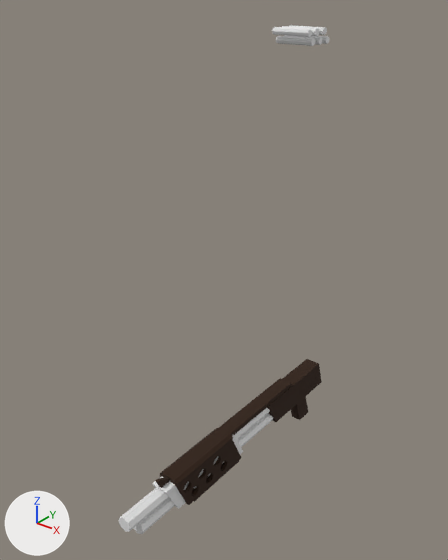
What one commit did to the Blender file Models/BlenderProjects/Shotgun.blend.
One viewpoint serves both versions: a camera (50 mm lens) standing at (0.761, -1.326, 1.117) and looking at (-0.032, -0.335, 0.503). Arrows for +X, +Y and +Z are at lower left; the lights stay in place.
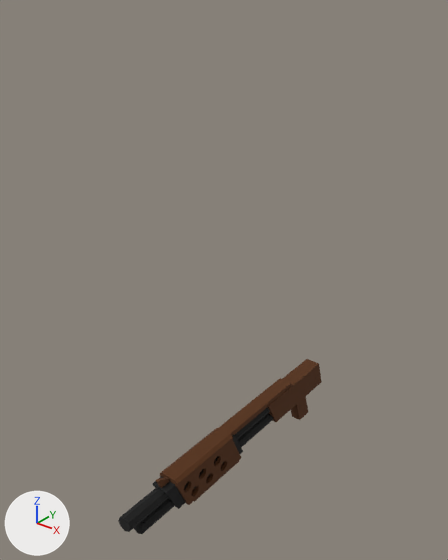
Patch to the scene script:
```diff
--- a/Models/BlenderProjects/Shotgun.blend.py
+++ b/Models/BlenderProjects/Shotgun.blend.py
@@ mat_material_001 @@
 mat_material_001 = principled_material('Material.001')
-mat_material_001.base_color = (0.0282, 0.0101, 0.00222)  # brown #2f1a07
+mat_material_001.base_color = (0.0927, 0.0283, 0.00418)  # brown #562f0d
 mat_material_001.roughness = 1.0
@@ mat_material_002 @@
 mat_material_002 = principled_material('Material.002')
-mat_material_002.base_color = (0.8, 0.8, 0.8)  # white #e7e7e7
+mat_material_002.base_color = (0.00791, 0.00791, 0.00791)  # black #161616
@@ ob_cylinder_002 @@
-ob_cylinder_002 = bpy.data.objects.new('Cylinder.002', me_cylinder_002)
-ob_cylinder_002.location = (0.0, -0.148, 1.017)
-ob_cylinder_002.rotation_euler = (0.0, 1.571, 0.0)  # degrees (0, 90, 0)
-ob_cylinder_002.scale = (0.0077, 0.0077, 0.0445)
```

Location of each change, (x1, y1, x2, y2) in pixels of the pictures (448 x 560 px):
'Cylinder', recoloured
    both: (118, 359, 322, 534)
'Cylinder.002', deleted
    before: (272, 26, 330, 46)
